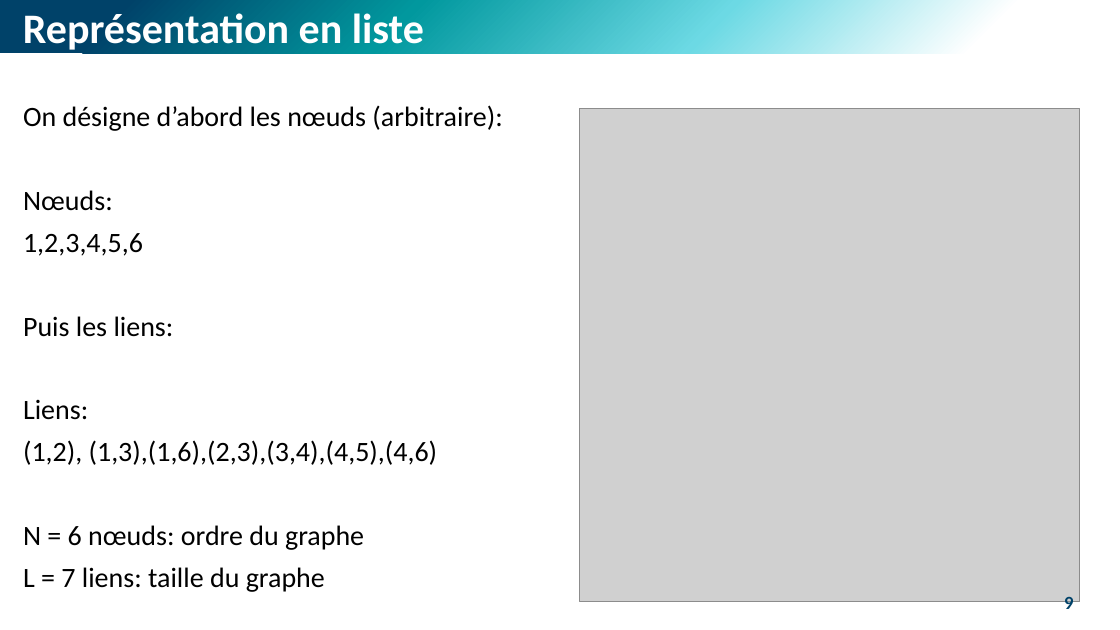
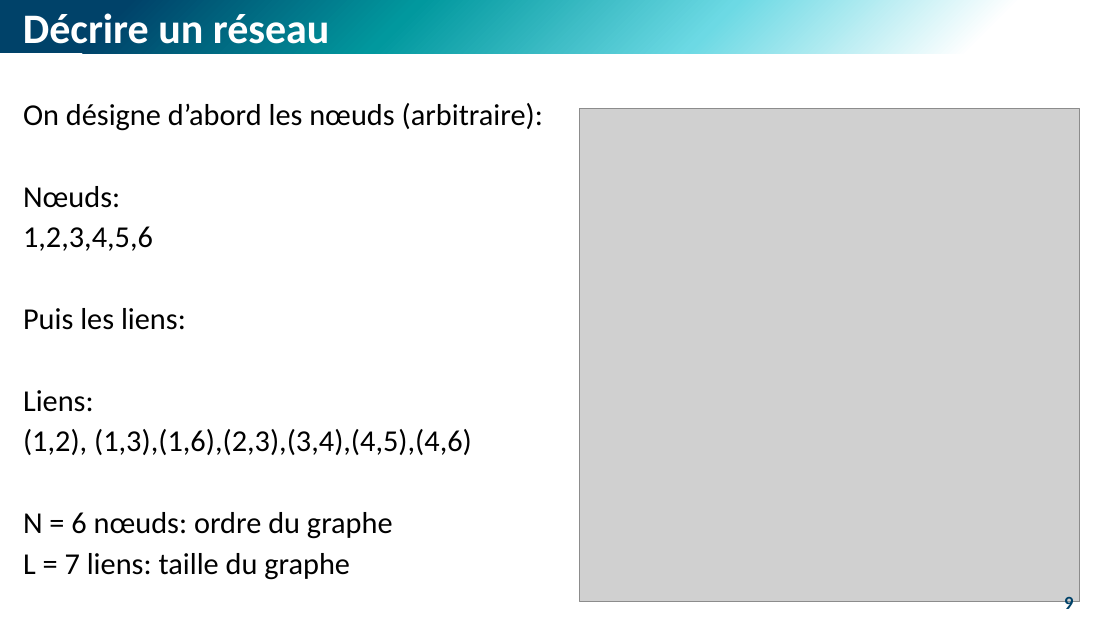
Before and after one commit to M-Berthelin/energy_mod_ISEL_MIX5, a slide deck: slide 9 of slides/3_Mod.pptx. Drawn at 1120x630 pixels with LibreOffice and Linux fonts; fonts in the diff are those of the drawing; grey boxes stand for pictures. Boxes give left, top, right and bottom in pixels: in the first picture for what was removed or moved away, otherwise in the second. Text is boxed around its words. In the diff, an @@ line names an element or a change of style, - is before the commit and + after.

```diff
--- a/slides/3_Mod.pptx
+++ b/slides/3_Mod.pptx
@@ text at box(23, 13, 330, 54): text changed @@
-Représentation en liste
+Décrire un réseau
@@ text "On désigne d’abord les nœuds ..." at box(23, 103, 543, 580): size 24 to 26 pt; line spacing 0.9 to 0.8 @@
```
Also in this commit, not shown: 7 other slides changed, 2 other files.
